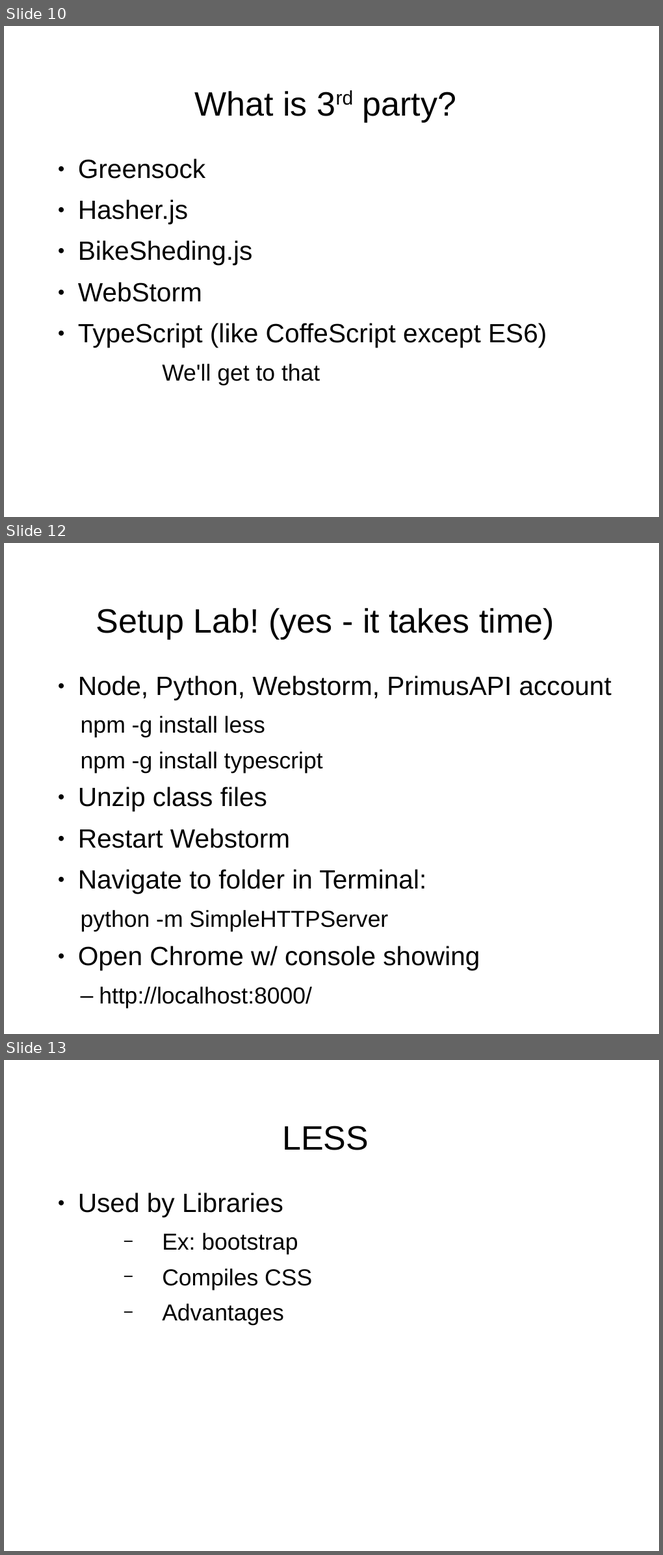
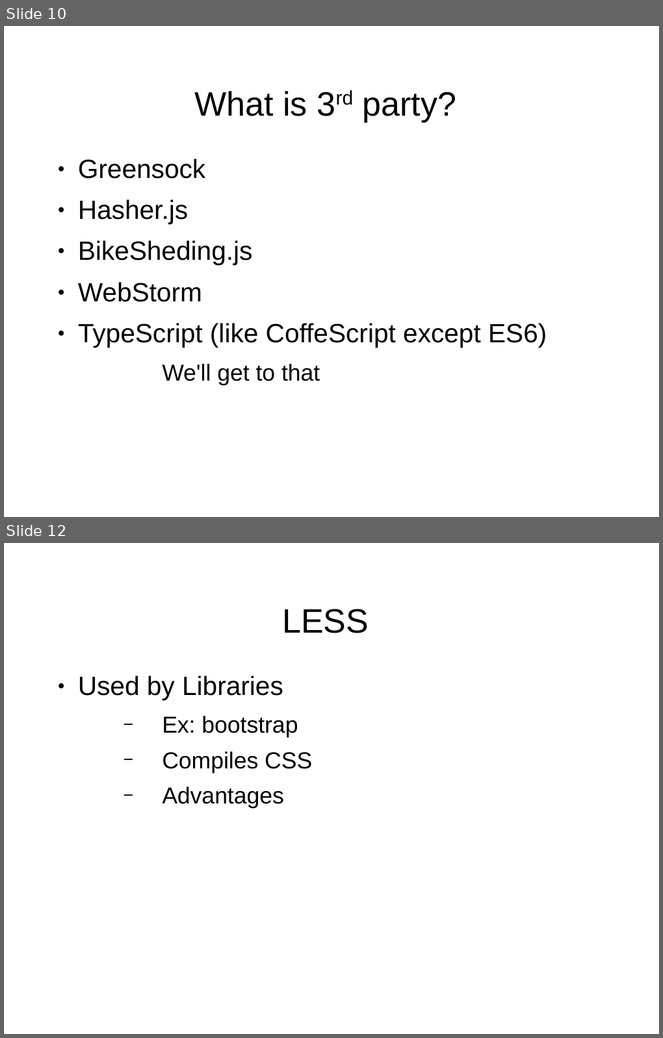
Before and after one commit to shawea/blueGrass, a slide deck: trainTheTrainer/1of2.odp. Shown one above the other, each under a label of ours: slides 10, 12 and 13 before the commit, slides 10 and 12 after it; the slides between them are not shown. The pictures are 663x1555 and 663x1038 pixels, drawn with LibreOffice and Linux fonts; fonts in the diff are those of the drawing; background and template pictures are left out. Boxes give left, top, right and bottom in pixels: in the first picture for what was removed or moved away, otherwise in the second. Text is boxed around its words. In the diff, an @@ line names an element or a change of style, - is before the commit and + after.

```diff
--- a/trainTheTrainer/1of2.odp
+++ b/trainTheTrainer/1of2.odp
@@ slide 12 removed at <box>4,543,659,1034</box>, background picture (left out) @@
@@ title removed at <box>96,608,555,640</box> @@
-Setup Lab! (yes - it takes time)
@@ text removed at <box>78,676,612,1008</box> @@
-● Node, Python, Webstorm, PrimusAPI account
-  npm -g install less
-  npm -g install typescript
-● Unzip class files
-● Restart Webstorm
-● Navigate to folder in Terminal:
-  python -m SimpleHTTPServer
-● Open Chrome w/ console showing
-  – http://localhost:8000/
@@ what was slide 13 is now slide 12 @@
```
Also in this commit, not shown: 3 slides changed, 3 slides added, 2 other slides removed, 4 other files.
